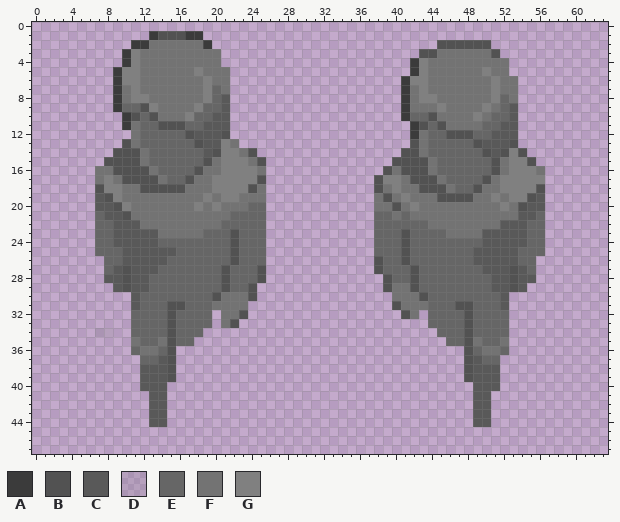
Two versions of one pixel-art sprite, Game Arts/CharacterDownAnim_strip2.png. Above, as it was before the edit.
The file is 64x48 pixels. Colours within 5 levels of each other are drawn and written as one.
Palette (. is transparent): A #3b3b3b  B #525252  C #595959  D #66666626  E #666666  F #737373  G #808080
The result:
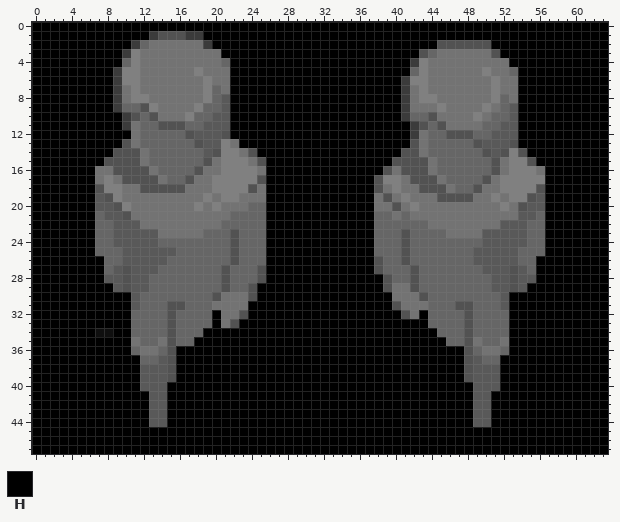
Colours new in this view: H #000000
Difference:
Colour D changes from #66666626 to #0f0f0f.
Colour E now appears in row 4 at x 21; in row 5 at x 53.
The author changed colour A to colour E in row 2 at x 12; in row 4 at x 10; in row 5 at x 42.
The author changed colour B to colour E in row 3 at x 44.
Colour H now appears in row 0 at x 0 to 63; in row 1 at x 0 to 12 and 19 to 63; in row 2 at x 0 to 10, 20 to 44 and 51 to 63; in row 3 at x 0 to 9, 21 to 42 and 52 to 63; in row 4 at x 0 to 9, 22 to 41 and 53 to 63; in row 5 at x 0 to 8, 22 to 41 and 54 to 63.
Colour H now appears in rows 6 to 9 at x 0 to 8, 22 to 40 and 54 to 63; in row 10 at x 0 to 9, 22 to 40 and 54 to 63; in row 11 at x 0 to 9, 22 to 41 and 54 to 63; in row 12 at x 0 to 10, 22 to 41 and 54 to 63; in row 13 at x 0 to 9, 23 to 41 and 54 to 63; in row 14 at x 0 to 8, 25 to 40 and 55 to 63.
Colour H now appears in row 15 at x 0 to 7, 26 to 39 and 56 to 63; in row 16 at x 0 to 6, 26 to 38 and 57 to 63; in rows 17 to 25 at x 0 to 6, 26 to 37 and 57 to 63; in rows 26 to 27 at x 0 to 7, 26 to 37 and 56 to 63; in row 28 at x 0 to 7, 26 to 38 and 56 to 63; in row 29 at x 0 to 8, 25 to 38 and 55 to 63.
Colour H now appears in row 30 at x 0 to 10, 25 to 39 and 53 to 63; in row 31 at x 0 to 10, 24 to 39 and 53 to 63; in row 32 at x 0 to 10, 20, 24 to 40, 43 and 53 to 63; in row 33 at x 0 to 10, 20, 23 to 43 and 53 to 63; in row 34 at x 0 to 6, 9 to 10, 19 to 44 and 53 to 63; in row 35 at x 0 to 10, 18 to 45 and 53 to 63.
Colour H now appears in row 36 at x 0 to 10, 16 to 47 and 53 to 63; in rows 37 to 39 at x 0 to 11, 16 to 47 and 52 to 63; in row 40 at x 0 to 11, 15 to 48 and 52 to 63; in rows 41 to 44 at x 0 to 12, 15 to 48 and 51 to 63; in rows 45 to 47 at x 0 to 63.
Where, in picture pixels (left, top, right, bottom), the same in both pictures:
changed: (32, 22, 608, 454)
